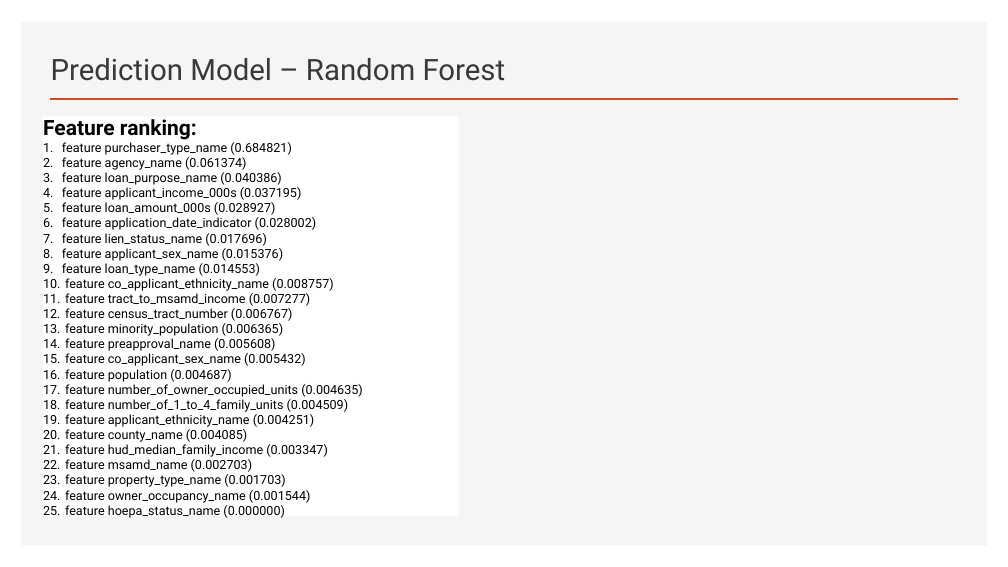
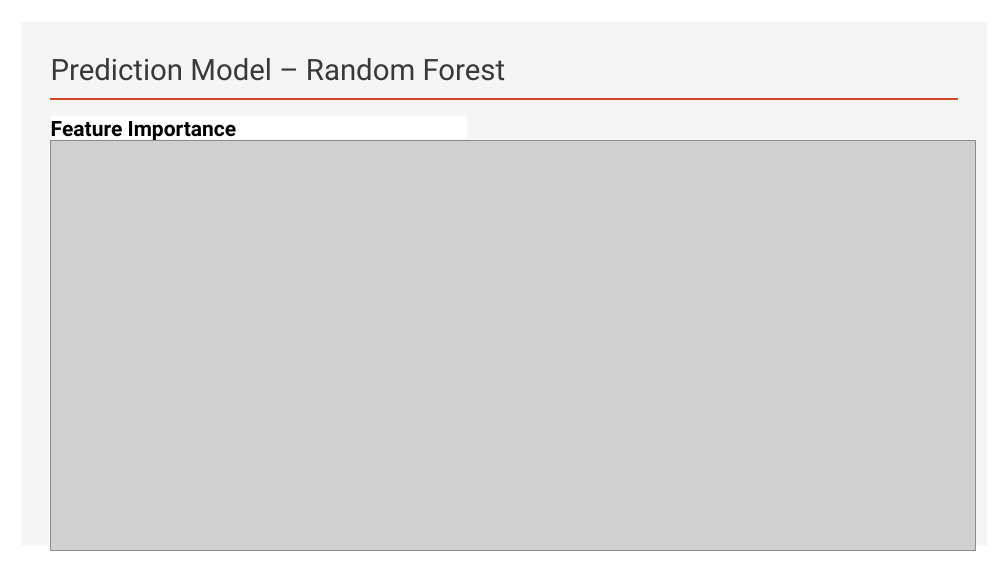
Before and after one commit to khmsha/Springboard, a slide deck: slide 20 of Capstone_Project1/HDMA Washington Home Loans Prediction.pptx (slide 17 before the commit). Drawn at 1008x567 pixels with LibreOffice and Linux fonts; fonts in the diff are those of the drawing; grey boxes stand for pictures. Boxes give left, top, right and bottom in pixels: in the first picture for what was removed or moved away, otherwise in the second. Text is boxed around its words. In the diff, an @@ line names an element or a change of style, - is before the commit and + after.

```diff
--- a/Capstone_Project1/HDMA Washington Home Loans Prediction.pptx
+++ b/Capstone_Project1/HDMA Washington Home Loans Prediction.pptx
@@ text removed at (x1=43, y1=113, x2=459, y2=520) @@
-Feature ranking:
-1. feature purchaser_type_name (0.684821)
-2. feature agency_name (0.061374)
-3. feature loan_purpose_name (0.040386)
-4. feature applicant_income_000s (0.037195)
-5. feature loan_amount_000s (0.028927)
-6. feature application_date_indicator (0.028002)
-7. feature lien_status_name (0.017696)
-8. feature applicant_sex_name (0.015376)
-9. feature loan_type_name (0.014553)
-10. feature co_applicant_ethnicity_name (0.008757)
-11. feature tract_to_msamd_income (0.007277)
-12. feature census_tract_number (0.006767)
-13. feature minority_population (0.006365)
-14. feature preapproval_name (0.005608)
-15. feature co_applicant_sex_name (0.005432)
-16. feature population (0.004687)
-17. feature number_of_owner_occupied_units (0.004635)
-18. feature number_of_1_to_4_family_units (0.004509)
-19. feature applicant_ethnicity_name (0.004251)
-20. feature county_name (0.004085)
-21. feature hud_median_family_income (0.003347)
-22. feature msamd_name (0.002703)
-23. feature property_type_name (0.001703)
-24. feature owner_occupancy_name (0.001544)
-25. feature hoepa_status_name (0.000000)
@@ text added at (x1=51, y1=115, x2=467, y2=141), fill #FFFFFF, 20 pt, text #000000, bold @@
+Feature Importance
@@ picture added at (x1=51, y1=141, x2=975, y2=551) @@
```
Also in this commit, not shown: 15 other slides changed, 5 slides added, 2 slides removed, 1 other file.
